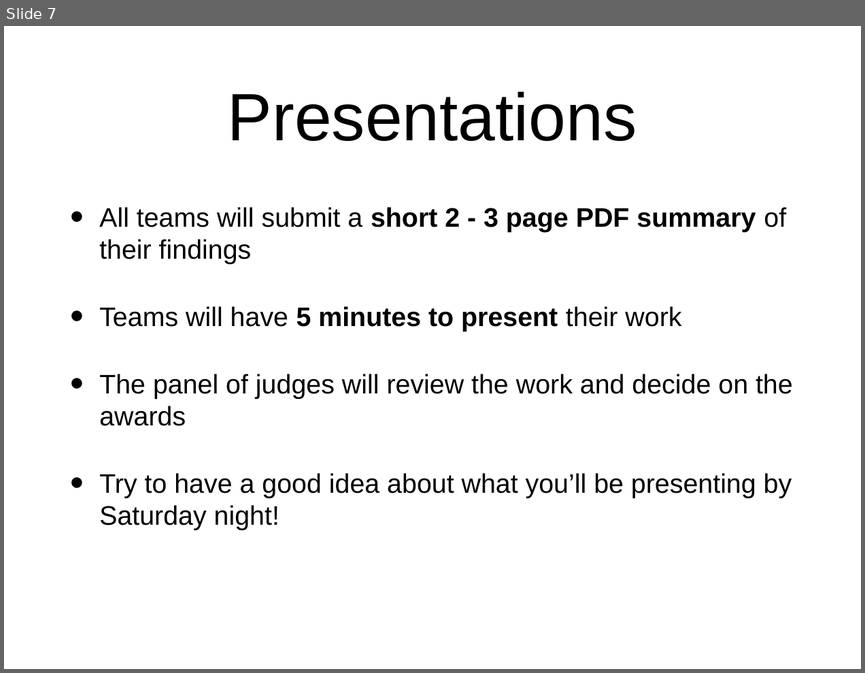
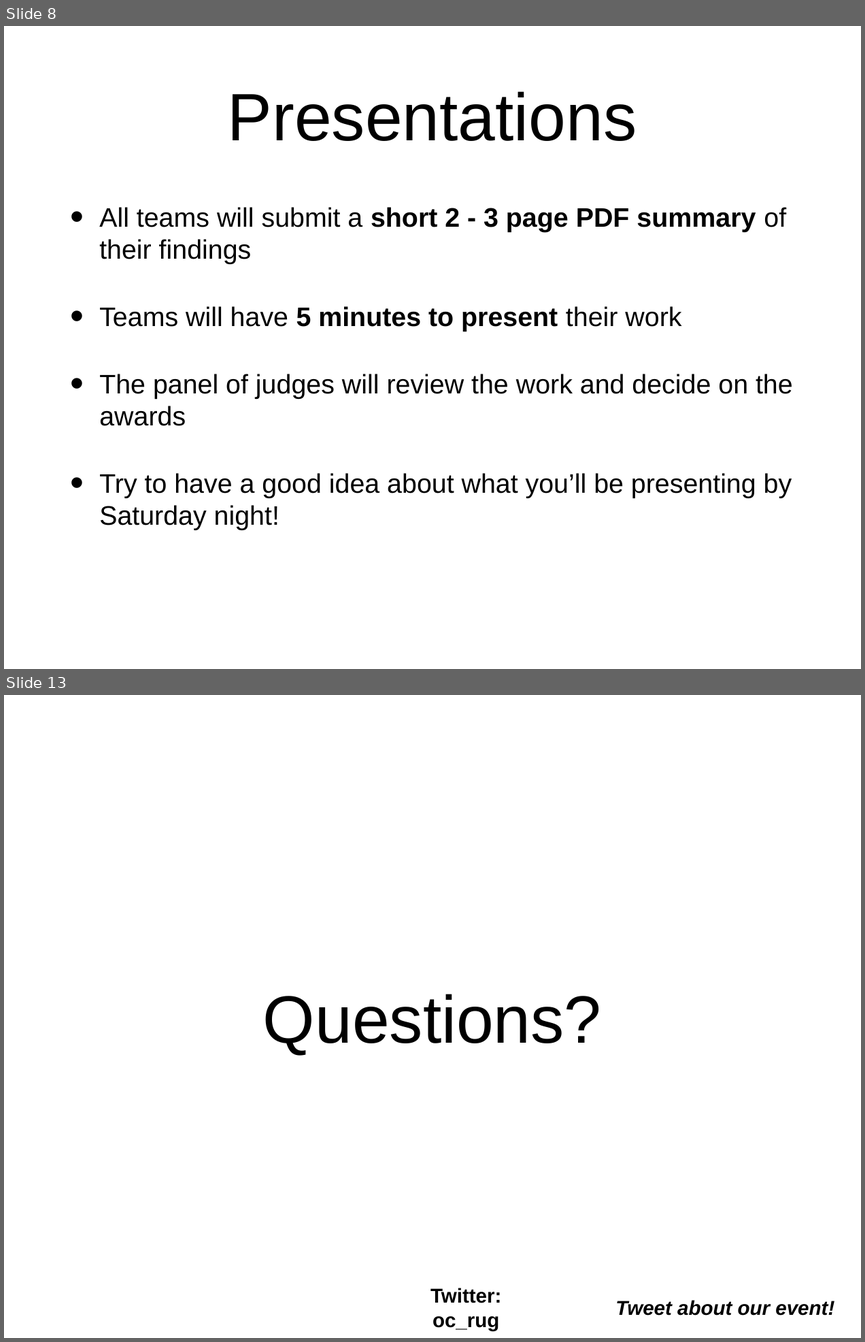
Before and after one commit to socalrug/hackathon-2019-05, a slide deck: admin/intro_slides/hackathon_intro_slides.pptx. Shown one above the other, each under a label of ours: slide 7 before the commit, slides 8 and 13 after it; the slides between them are not shown. The pictures are 865x673 and 865x1342 pixels, drawn with LibreOffice and Linux fonts; fonts in the diff are those of the drawing. Boxes give left, top, right and bottom in pixels: in the first picture for what was removed or moved away, otherwise in the second. Text is boxed around its words. In the diff, an @@ line names an element or a change of style, - is before the commit and + after.

```diff
--- a/admin/intro_slides/hackathon_intro_slides.pptx
+++ b/admin/intro_slides/hackathon_intro_slides.pptx
@@ slide 13 added at (4,695,861,1338), background #FFFFFF @@
@@ title added at (263,994,602,1055), 80 pt, text #000000 @@
+Questions?
@@ text added at (430,1287,501,1330), 24 pt, text #000000, bold @@
+Twitter: oc_rug
@@ text added at (615,1300,834,1315), 24 pt, text #000000, bold, italic @@
+Tweet about our event!
@@ what was slide 7 is now slide 8 @@
```
Also in this commit, not shown: 5 slides changed, 3 other slides added, 1 slide removed, 2 other files.
